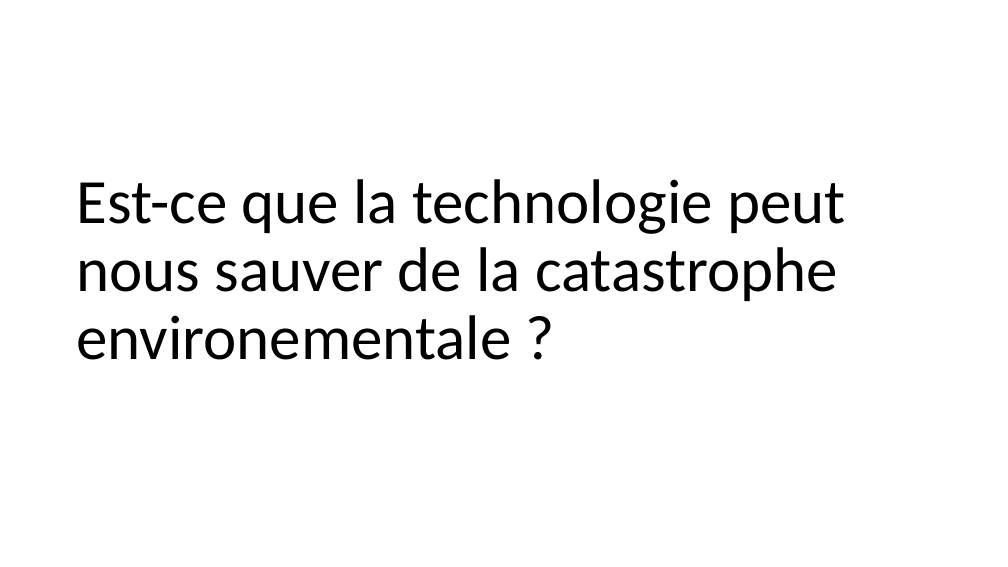
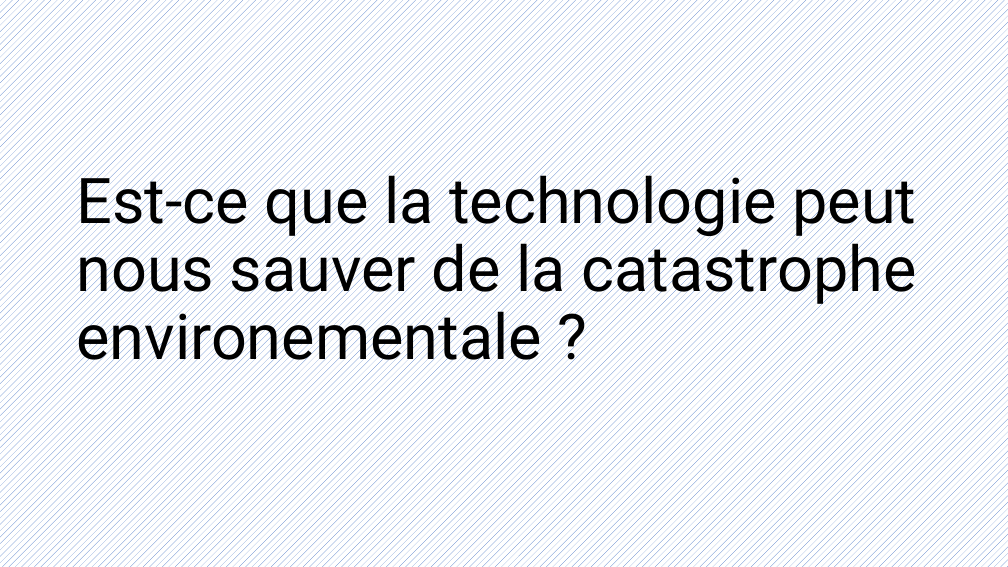
Before and after one commit to HEIGVD-Experience/docs, a slide deck: slide 2 of S4/EXP/files/À-t-on encore besoin d'ingénieurs.pptx. Drawn at 1008x567 pixels with LibreOffice and Linux fonts; fonts in the diff are those of the drawing. Boxes give left, top, right and bottom in pixels: in the first picture for what was removed or moved away, otherwise in the second. Text is boxed around its words. In the diff, an @@ line names an element or a change of style, - is before the commit and + after.

```diff
--- a/S4/EXP/files/À-t-on encore besoin d'ingénieurs.pptx
+++ b/S4/EXP/files/À-t-on encore besoin d'ingénieurs.pptx
@@ background #FFFFFF to pattern #4472C4 on #FFFFFF @@
@@ title "Est-ce que la technologie peut ..." at (76,166,917,375): font Calibri to Roboto @@
```
Also in this commit, not shown: 1 other slide changed, 8 slides added, 2 slides removed, 2 other files.
